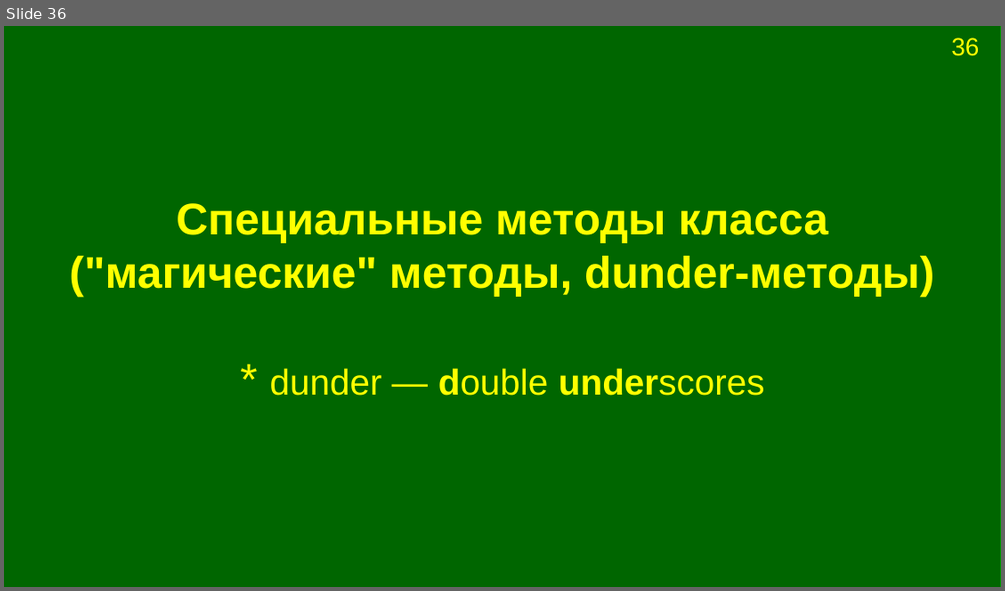
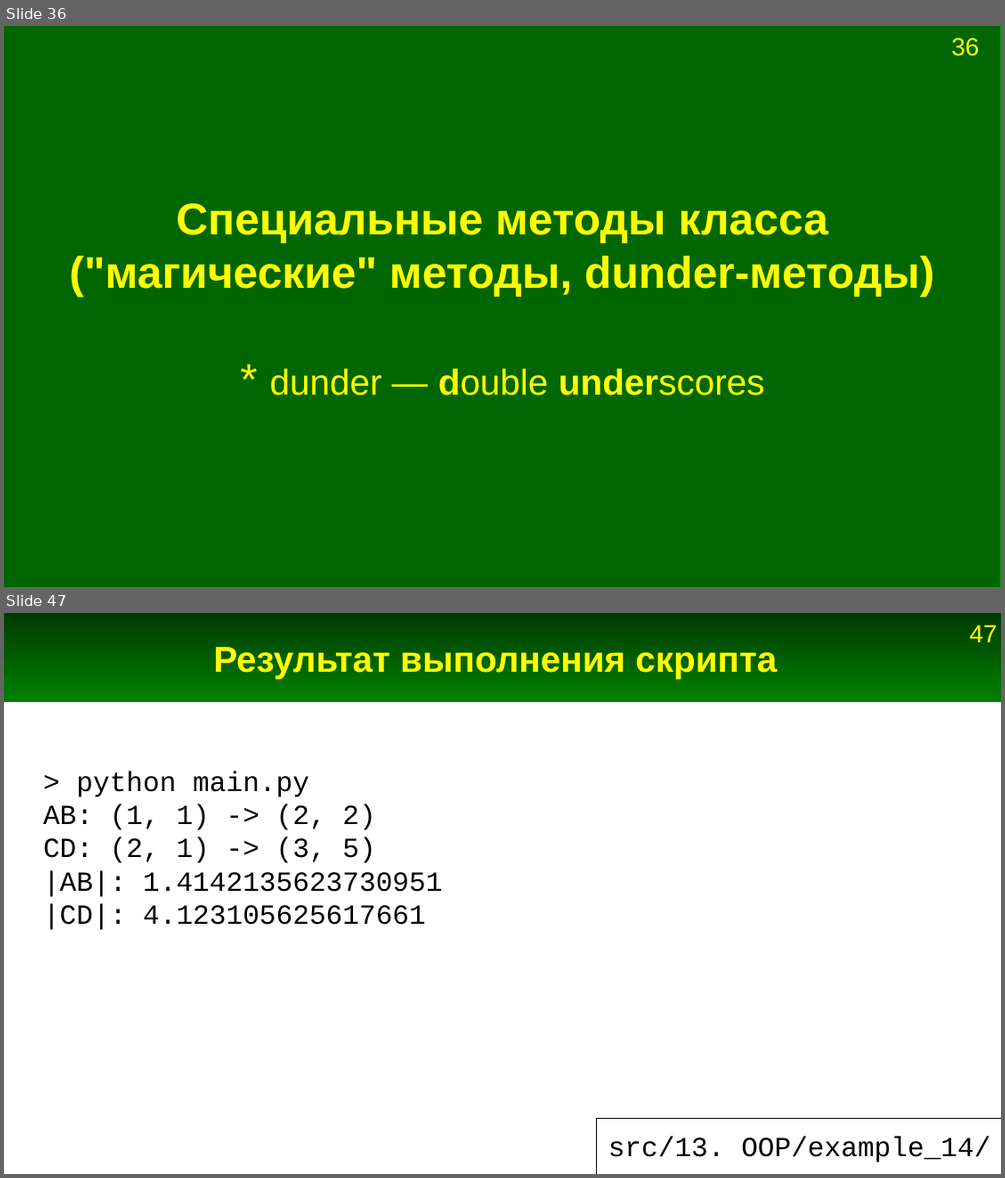
Before and after one commit to Jenyay/python-lectures, a slide deck: presentations/13. OOP.odp. Shown one above the other, each under a label of ours: slide 36 before the commit, slides 36 and 47 after it; the slides between them are not shown. The pictures are 1005x591 and 1005x1178 pixels, drawn with LibreOffice and Linux fonts; fonts in the diff are those of the drawing. Boxes give left, top, right and bottom in pixels: in the first picture for what was removed or moved away, otherwise in the second. Text is boxed around its words. In the diff, an @@ line names an element or a change of style, - is before the commit and + after.

```diff
--- a/presentations/13. OOP.odp
+++ b/presentations/13. OOP.odp
@@ slide 47 added at box(4, 613, 1001, 1174), background #FFFFFF @@
@@ rectangle added at box(4, 613, 1001, 702), fill gradient #003B00 to #008000 @@
@@ page number added at box(970, 625, 997, 642), 18 pt, text #FFFF00 @@
+47
@@ title added at box(213, 647, 777, 678), 26 pt, text #FFFF00, bold @@
+Результат выполнения скрипта
@@ text added at box(43, 771, 442, 930), 20 pt, text #000000 @@
+> python main.py
+AB: (1, 1) -> (2, 2)
+CD: (2, 1) -> (3, 5)
+|AB|: 1.4142135623730951
+|CD|: 4.123105625617661
@@ line added from (596, 1118) to (1001, 1118), #000000 0 pt @@
@@ line added from (596, 1118) to (596, 1174), #000000 0 pt @@
@@ title added at box(608, 1136, 990, 1162), 20 pt, text #000000 @@
+src/13. OOP/example_14/
```
Also in this commit, not shown: 5 slides changed, 20 other slides added, 1 slide removed, 18 other files.
